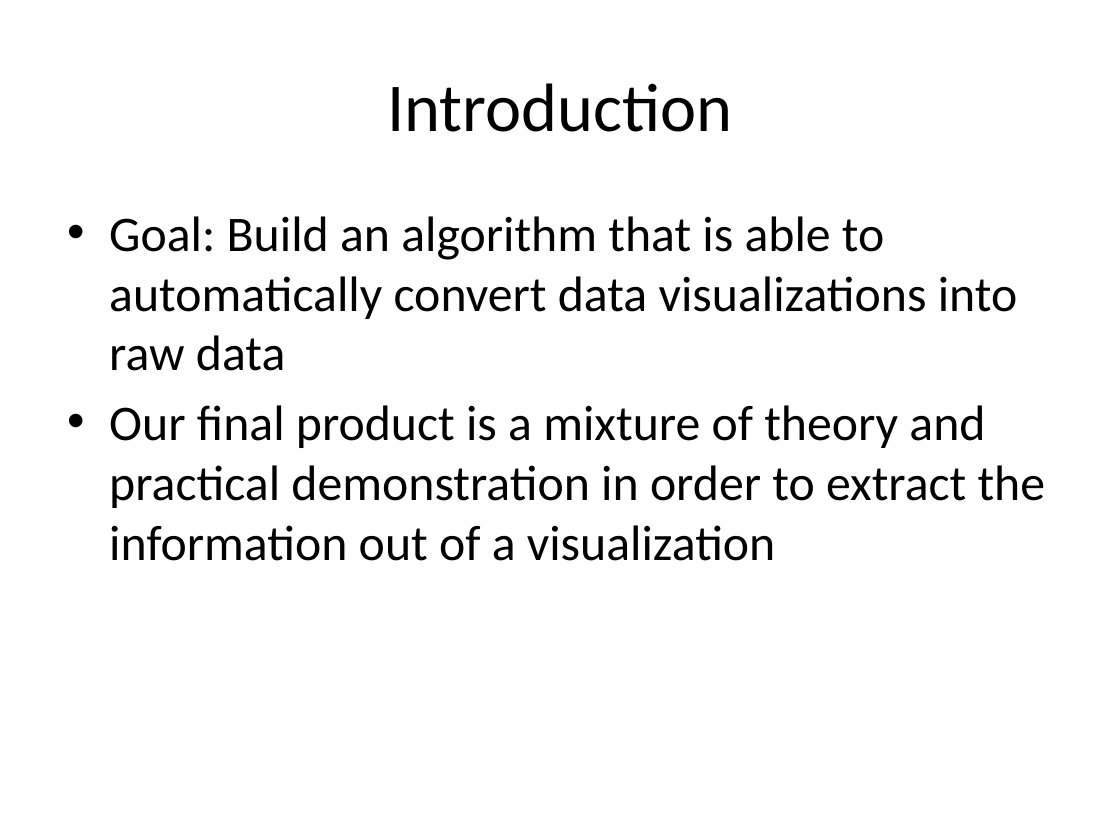
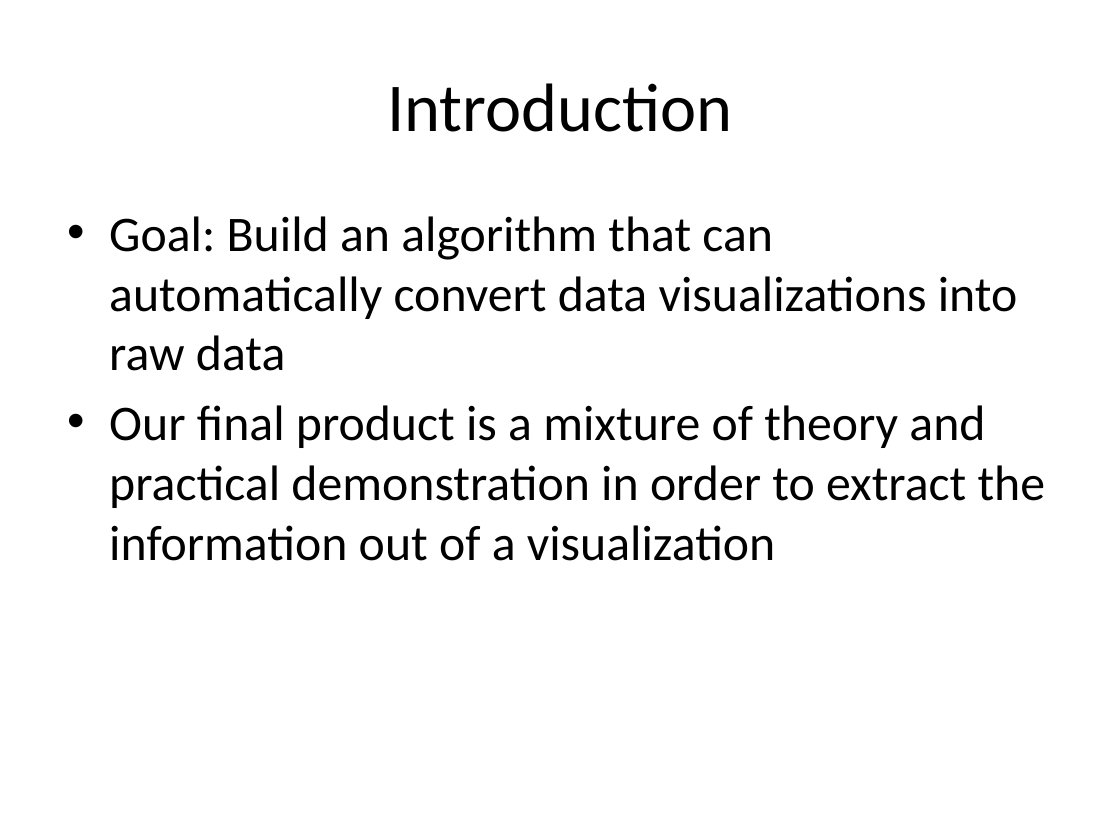
Before and after one commit to efriesen/CS270-Visualization, a slide deck: slide 2 of CS270-Presentation.pptx. Drawn at 1120x840 pixels with LibreOffice and Linux fonts; fonts in the diff are those of the drawing. Boxes give left, top, right and bottom in pixels: in the first picture for what was removed or moved away, otherwise in the second. Text is boxed around its words. In the diff, an @@ line names an element or a change of style, - is before the commit and + after.

Commit message:
Slide tweaks

```diff
--- a/CS270-Presentation.pptx
+++ b/CS270-Presentation.pptx
@@ text at (x1=109, y1=216, x2=1018, y2=371): text changed @@
-• Goal: Build an algorithm that is able to automatically convert data visualizations into raw data
+• Goal: Build an algorithm that can automatically convert data visualizations into raw data
```
Also in this commit, not shown: 1 other slide changed.
